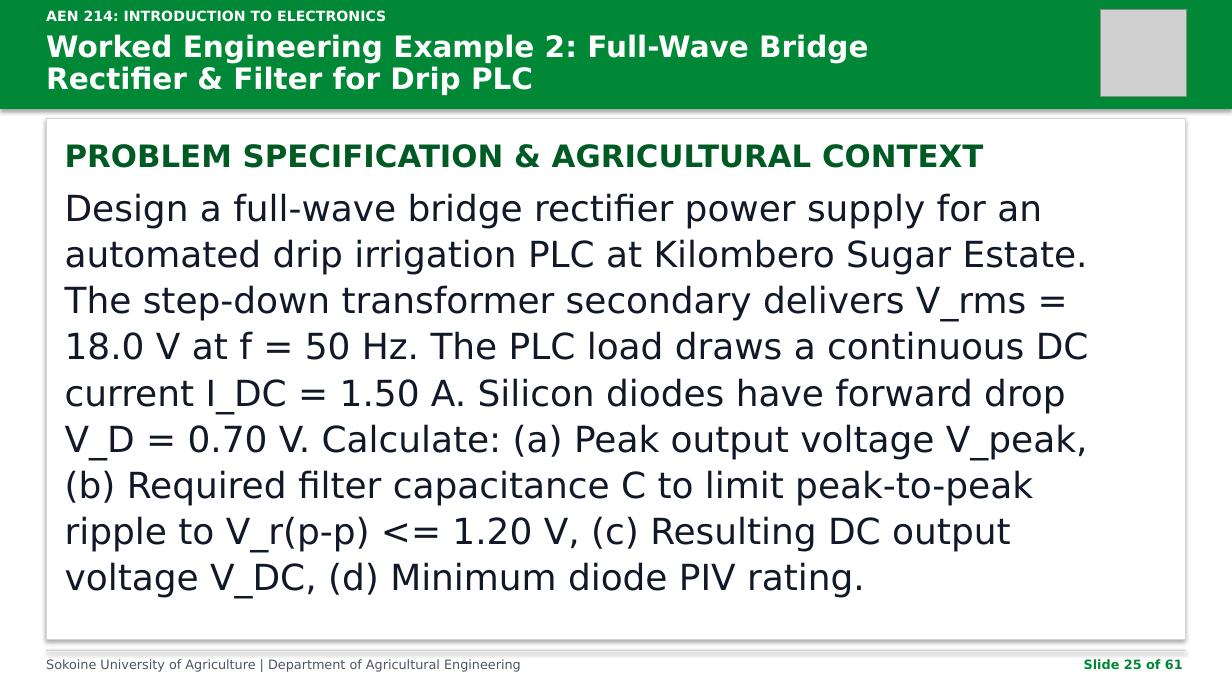
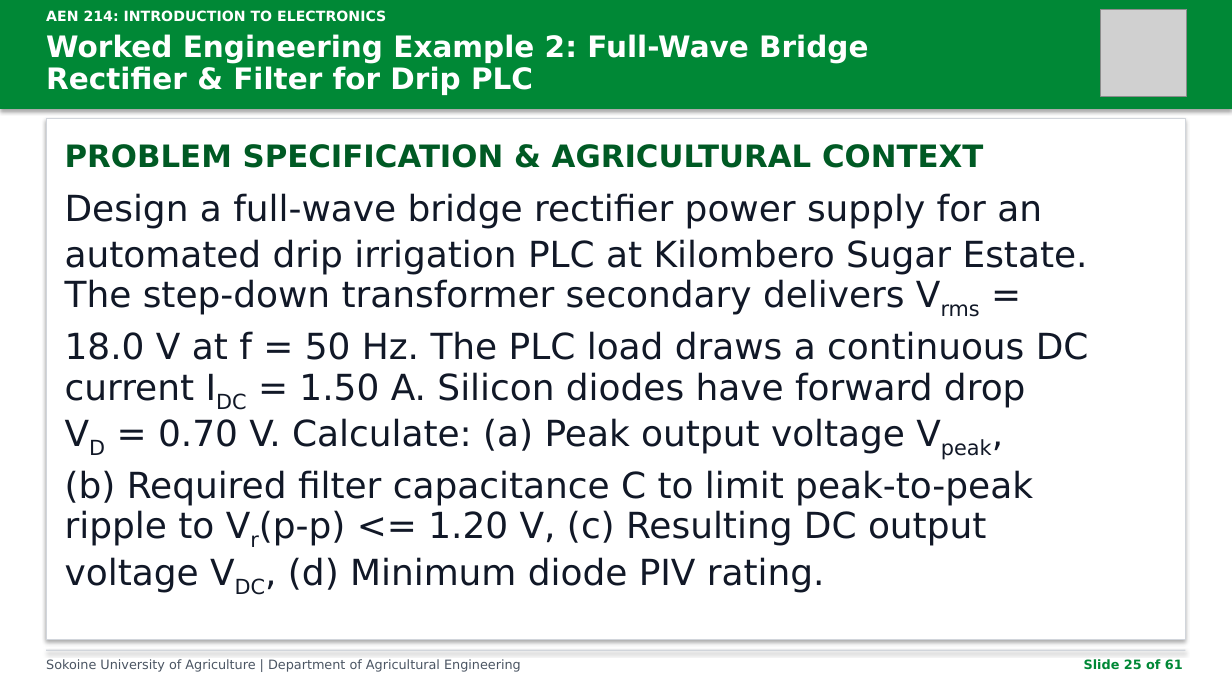
Before and after one commit to kadefue/Course_Notes, a slide deck: slide 25 of AEN 214/Lectures/AEN_214_Lecture_3.pptx. Drawn at 1232x693 pixels with LibreOffice and Linux fonts; fonts in the diff are those of the drawing; grey boxes stand for pictures. Boxes give left, top, right and bottom in pixels: in the first picture for what was removed or moved away, otherwise in the second. Text is boxed around its words. In the diff, an @@ line names an element or a change of style, - is before the commit and + after.

```diff
--- a/AEN 214/Lectures/AEN_214_Lecture_3.pptx
+++ b/AEN 214/Lectures/AEN_214_Lecture_3.pptx
@@ text at box(65, 193, 1089, 593): text changed @@
-Design a full-wave bridge rectifier power supply for an
-automated drip irrigation PLC at Kilombero Sugar Estate.
-The step-down transformer secondary delivers V_rms =
-18.0 V at f = 50 Hz. The PLC load draws a continuous DC
-current I_DC = 1.50 A. Silicon diodes have forward drop
-V_D = 0.70 V. Calculate: (a) Peak output voltage V_peak,
-(b) Required filter capacitance C to limit peak-to-peak
-ripple to V_r(p-p) <= 1.20 V, (c) Resulting DC output
-voltage V_DC, (d) Minimum diode PIV rating.
+Design a full-wave bridge rectifier power supply for an
+automated drip irrigation PLC at Kilombero Sugar Estate.
+The step-down transformer secondary delivers Vrms =
+18.0 V at f = 50 Hz. The PLC load draws a continuous DC
+current IDC = 1.50 A. Silicon diodes have forward drop
+VD = 0.70 V. Calculate: (a) Peak output voltage Vpeak,
+(b) Required filter capacitance C to limit peak-to-peak
+ripple to Vr(p-p) <= 1.20 V, (c) Resulting DC output
+voltage VDC, (d) Minimum diode PIV rating.
```
Also in this commit, not shown: 42 other slides changed, 20 other files.
